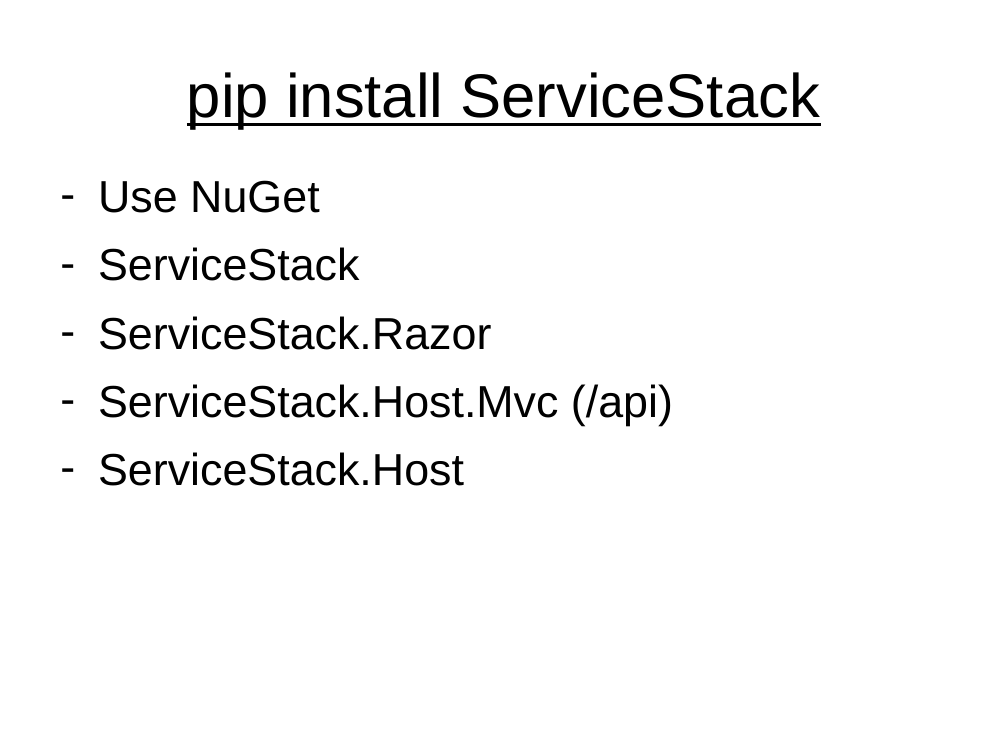
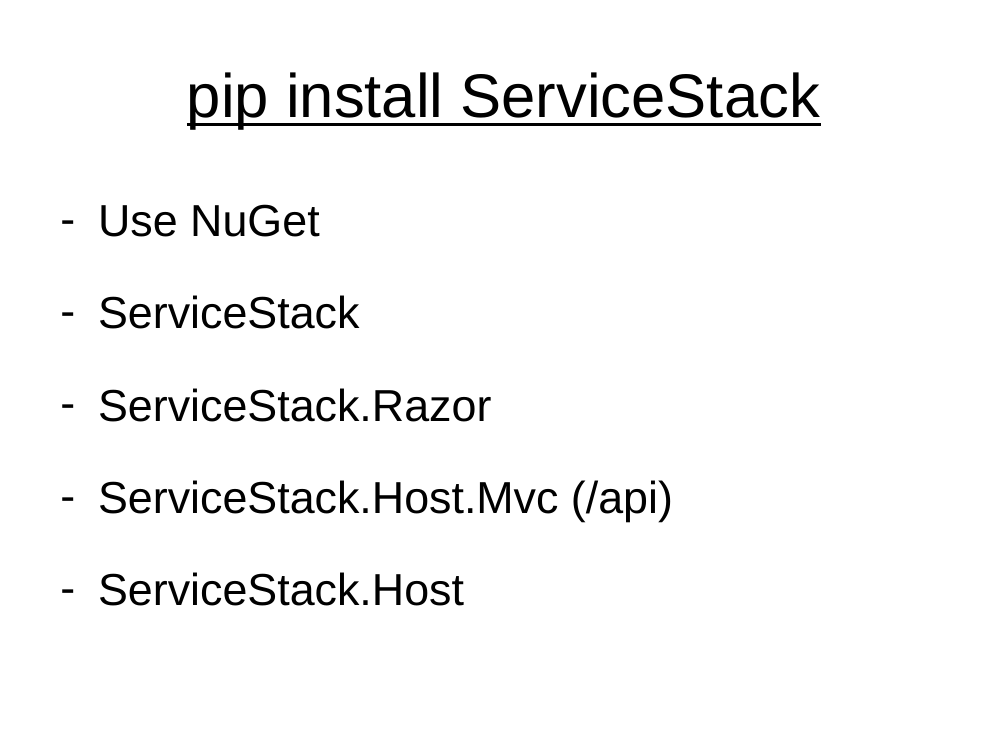
Before and after one commit to paaschpa/ordersDemo, a slide deck: slide 10 of CodeCamp2013.ppt (slide 6 before the commit). Drawn at 1008x756 pixels with LibreOffice and Linux fonts; fonts in the diff are those of the drawing. Boxes give left, top, right and bottom in pixels: in the first picture for what was removed or moved away, otherwise in the second. Text is boxed around its words. In the diff, an @@ line names an element or a change of style, - is before the commit and + after.

```diff
--- a/CodeCamp2013.ppt
+++ b/CodeCamp2013.ppt
@@ text "Use NuGet" at (x1=98, y1=204, x2=673, y2=606): line spacing 0.8 to 1.25 @@
```
Also in this commit, not shown: 5 other slides changed, 6 slides added, 1 slide removed, 1 other file.
